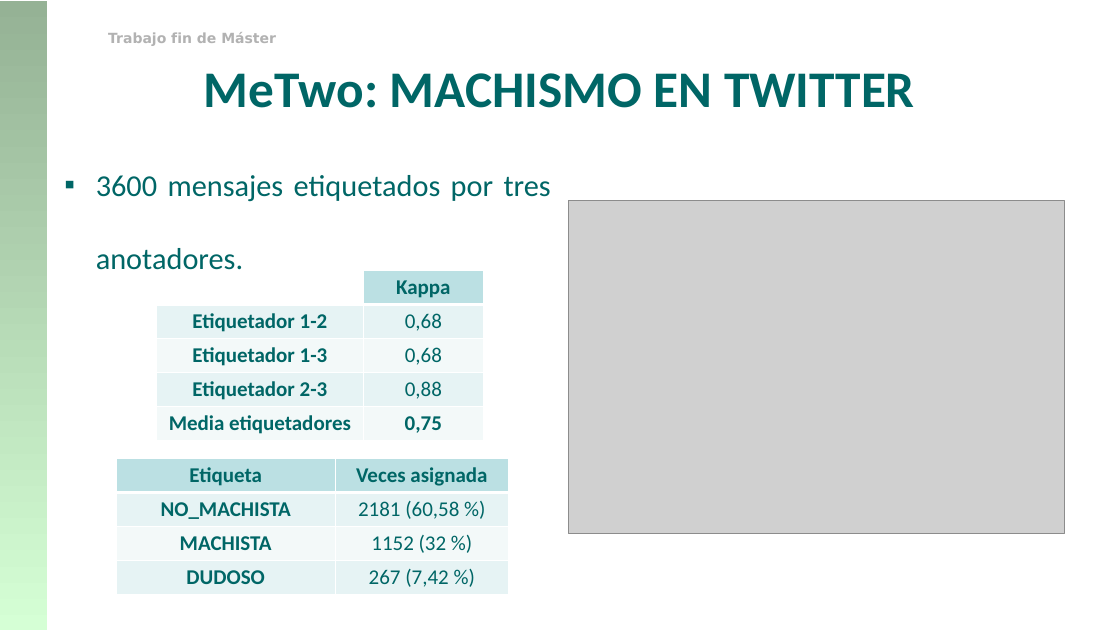
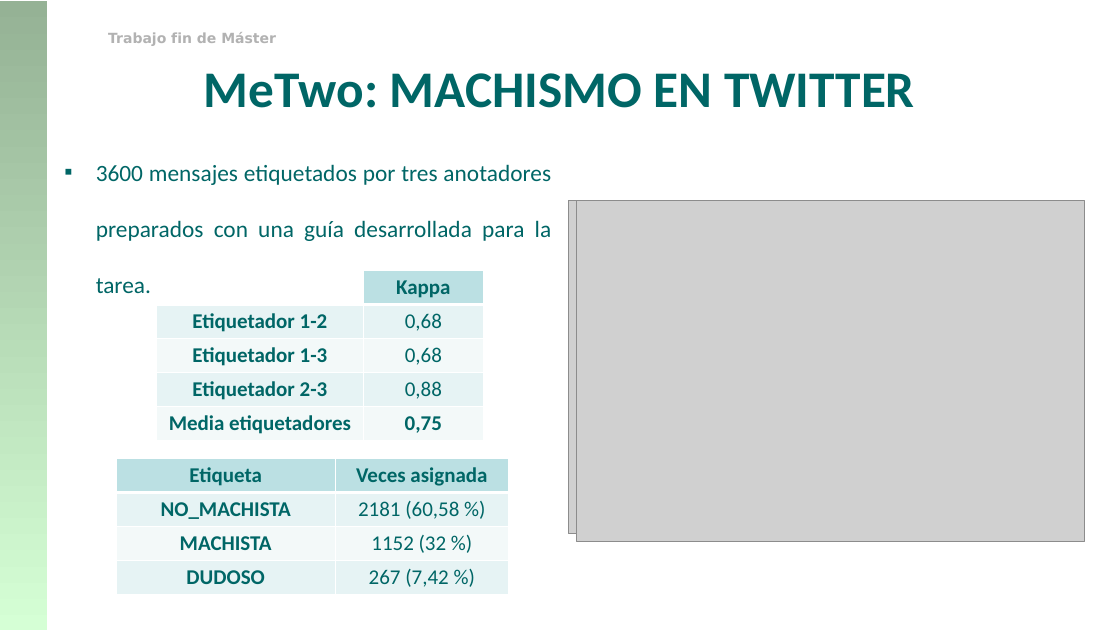
Before and after one commit to franciscorodriguez92/uned-tfm, a slide deck: slide 12 of TFM_Francisco_Rodriguez.pptx. Drawn at 1120x630 pixels with LibreOffice and Linux fonts; fonts in the diff are those of the drawing; grey boxes stand for pictures; background and template pictures are left out. Boxes give left, top, right and bottom in pixels: in the first picture for what was removed or moved away, otherwise in the second. Text is boxed around its words. In the diff, an @@ line names an element or a change of style, - is before the commit and + after.

```diff
--- a/TFM_Francisco_Rodriguez.pptx
+++ b/TFM_Francisco_Rodriguez.pptx
@@ text at (96,164,552,293): text changed; size 26 to 20 pt @@
-▪ 3600 mensajes etiquetados por tres anotadores.
+▪ 3600 mensajes etiquetados por tres anotadores preparados con una guía desarrollada para la tarea.
@@ picture added at (577,200,1085,541) @@
```
Also in this commit, not shown: 6 other slides changed, 1 slide added, 2 slides removed.
